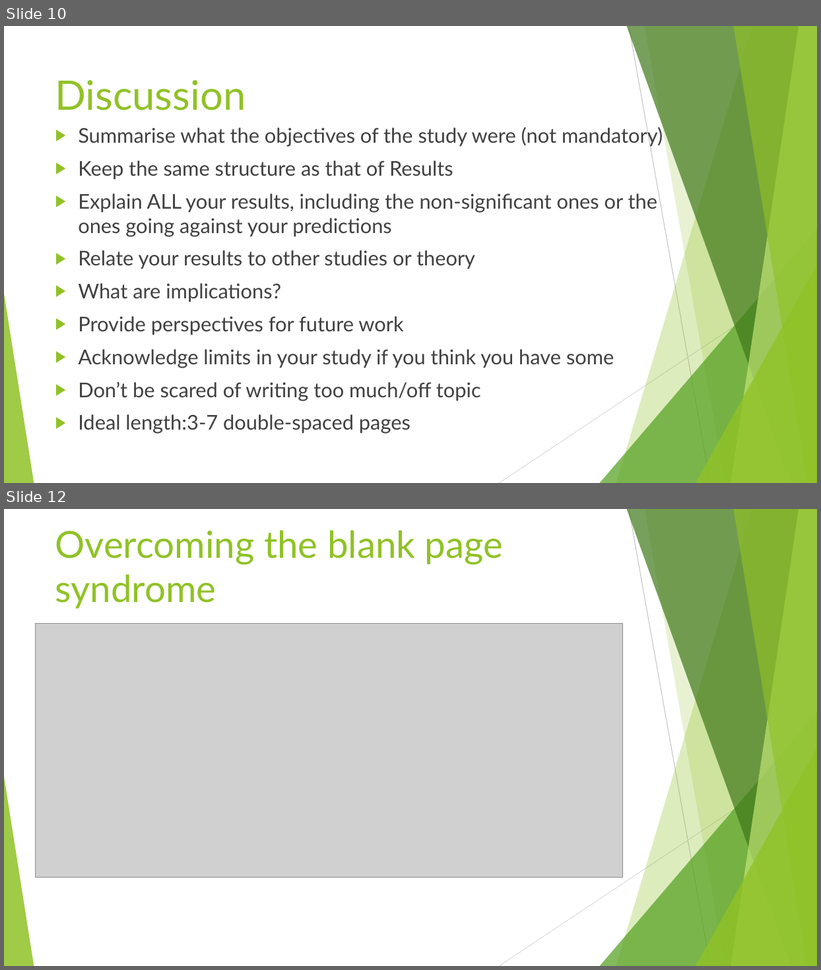
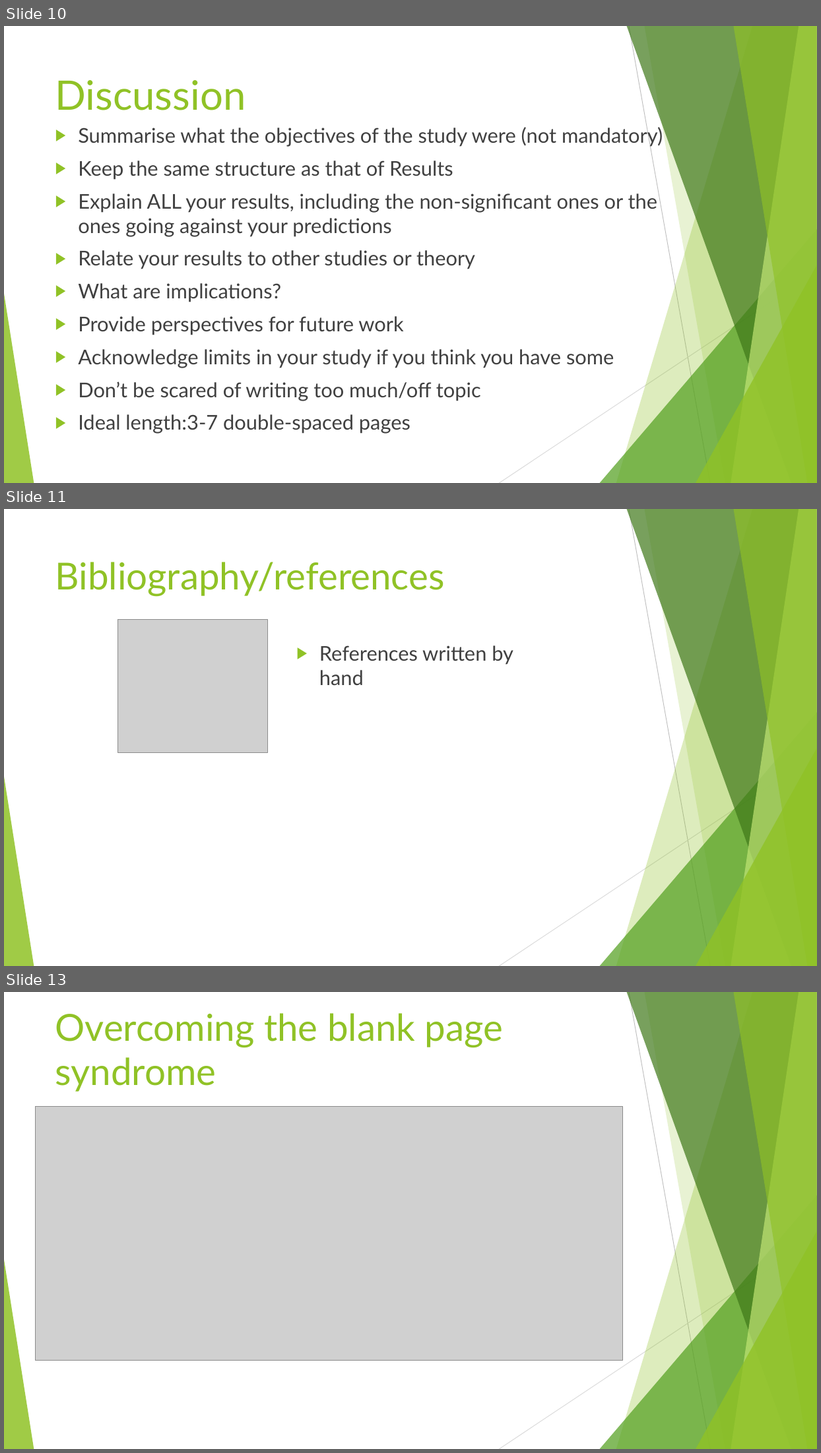
Before and after one commit to auponchon/Writing_a_draft, a slide deck: How to write a first draft.pptx. Shown one above the other, each under a label of ours: slides 10 and 12 before the commit, slides 10, 11 and 13 after it; the slides between them are not shown. The pictures are 821x970 and 821x1453 pixels, drawn with LibreOffice and Linux fonts; fonts in the diff are those of the drawing; grey boxes stand for pictures. Boxes give left, top, right and bottom in pixels: in the first picture for what was removed or moved away, otherwise in the second. Text is boxed around its words. In the diff, an @@ line names an element or a change of style, - is before the commit and + after.

```diff
--- a/How to write a first draft.pptx
+++ b/How to write a first draft.pptx
@@ slide 11 added at bbox=[4, 509, 817, 966], background #FFFFFF; not listed: 10 template elements that a slide beside it also shows @@
@@ title added at bbox=[55, 562, 445, 597], 44 pt, text #90C226 @@
+Bibliography/references
@@ picture added at bbox=[118, 619, 267, 753] @@
@@ text added at bbox=[319, 646, 514, 686], 24 pt, text #404040 @@
+▶ References written by hand
@@ what was slide 12 is now slide 13 @@
```
Also in this commit, not shown: 1 slide changed.
